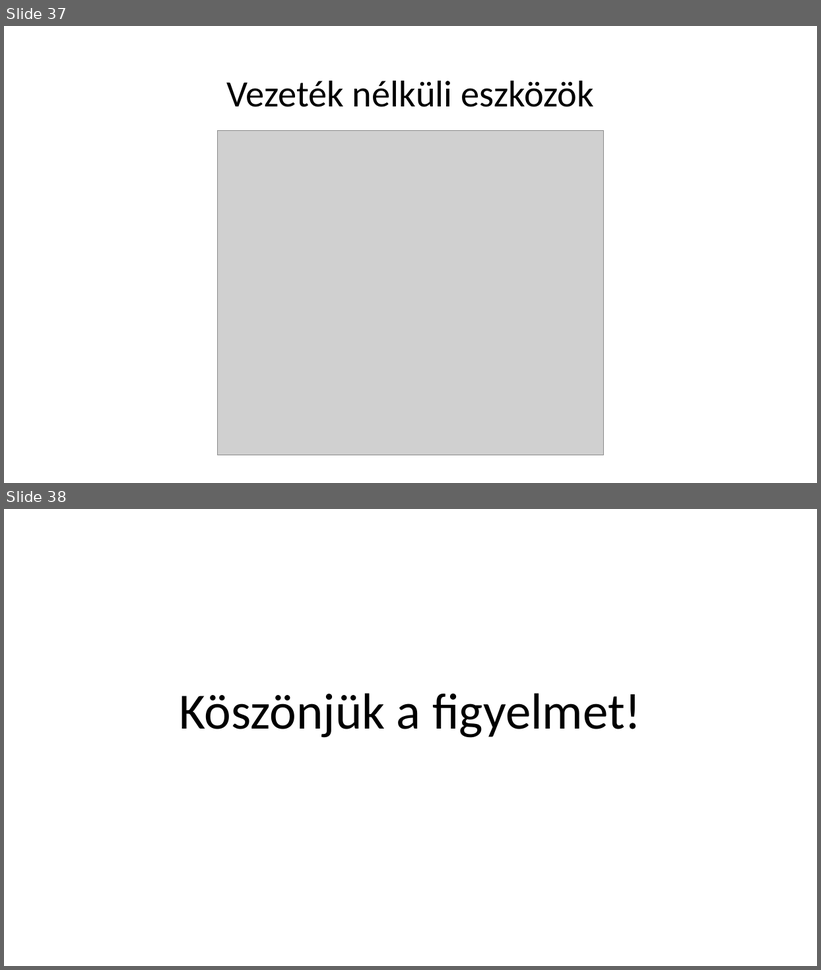
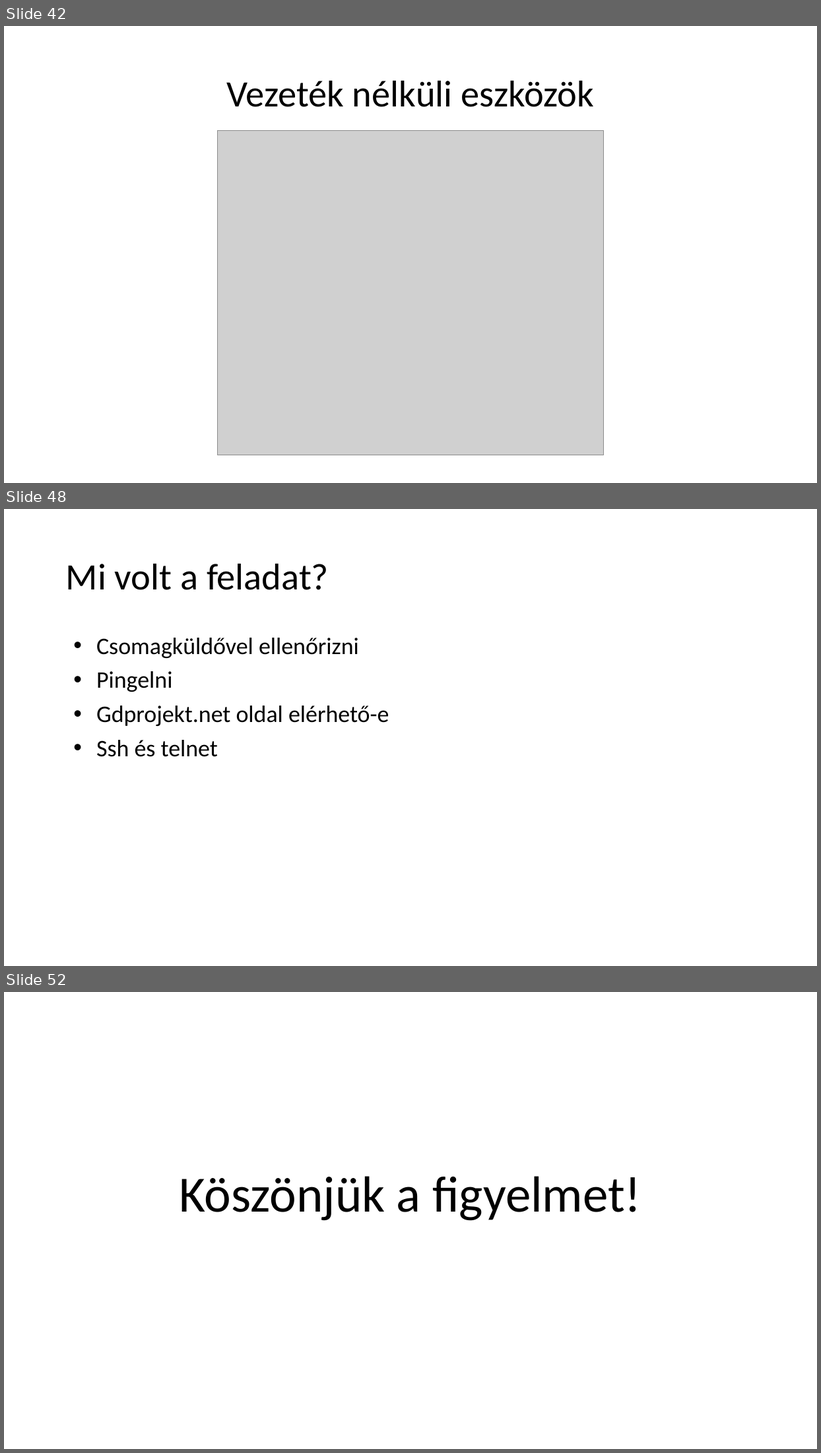
Before and after one commit to I-Izumi/School-project-network, a slide deck: Prezentációk/School_projects_ppt.pptx. Shown one above the other, each under a label of ours: slides 37 and 38 before the commit, slides 42, 48 and 52 after it; the slides between them are not shown. The pictures are 821x970 and 821x1453 pixels, drawn with LibreOffice and Linux fonts; fonts in the diff are those of the drawing; grey boxes stand for pictures. Boxes give left, top, right and bottom in pixels: in the first picture for what was removed or moved away, otherwise in the second. Text is boxed around its words. In the diff, an @@ line names an element or a change of style, - is before the commit and + after.

```diff
--- a/Prezentációk/School_projects_ppt.pptx
+++ b/Prezentációk/School_projects_ppt.pptx
@@ slide 48 added at [4, 509, 817, 966], background #FFFFFF @@
@@ title added at [66, 563, 329, 590], 44 pt, text #000000 @@
+Mi volt a feladat?
@@ text added at [96, 638, 389, 757], 28 pt, text #000000 @@
+• Csomagküldővel ellenőrizni
+• Pingelni
+• Gdprojekt.net oldal elérhető-e
+• Ssh és telnet
@@ what was slide 37 is now slide 42 @@
@@ what was slide 38 is now slide 52 @@
```
Also in this commit, not shown: 14 other slides added, 1 slide removed.
